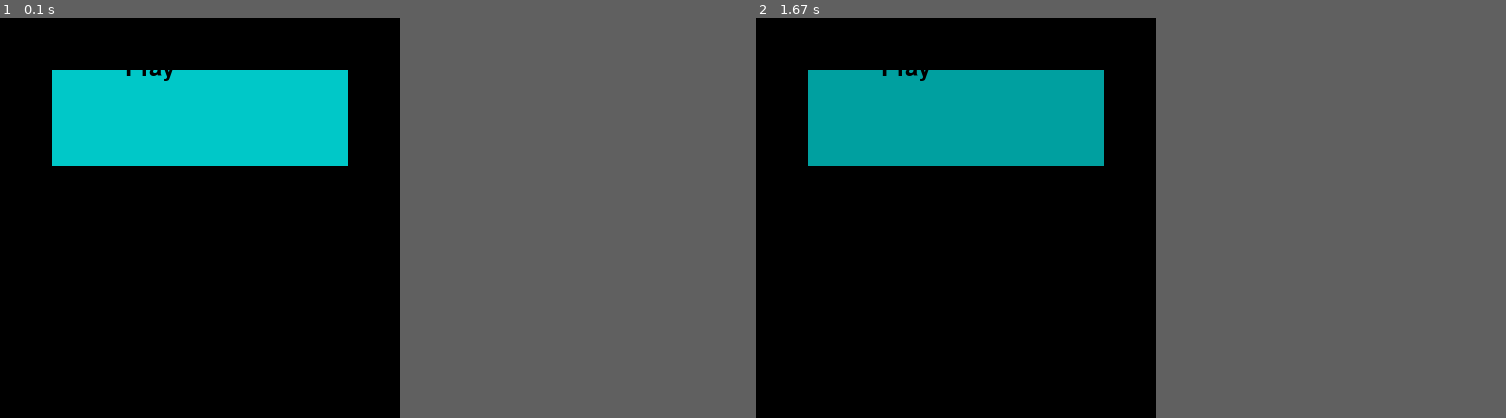
Above: before the commit, frames 1-2 (left to right).
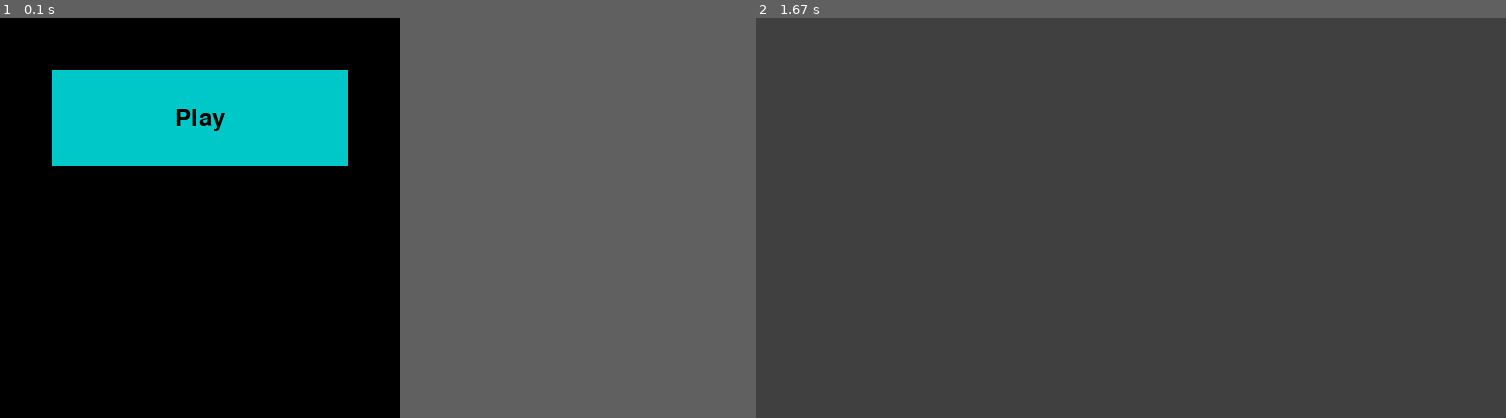
Above: after the commit, the same moments.

Repository: logan-a-richey/tetravex_pygame
Game: pygame game, started from src/main.py
The game is run twice, just before and just after one commit, with the same random seed, the same clock (stepped at 60 frames per second) and the same inputs.
Inputs (mouse positions are in pixels of both pictures, inside the frame that each line leads up to):
- Up to frame 1 (0.1 s): no input
- Up to frame 2 (1.67 s): press the mouse at (958, 118) at 0.37 s; move the mouse to (891, 138) at 0.47 s; release the mouse at (831, 158) at 0.6 s
In frame 2 the window is 400x400 before the commit and 750x400 after it. Grey fills any space a smaller window leaves; there, only what the larger window draws over its background counts as a difference.

The runs differ from the first frame. In frame 1, 0.2% of the frame differs, in the area x 16-30%, y 13-29%; in frame 2, 53%, in the area x 0-54%, y 0-100%.

Commit message:
refactoring and decoupling logic. to-gameplay scene now working

Diff:
--- a/src/core/button.py
+++ b/src/core/button.py
@@ -10,26 +10,27 @@
     def __init__(self, manager,
         func=nop,
         text="Default",
-        text_color=(0,0,0),
-        pos=(0,0),
-        dim=(200,100),
-        color=(200,200,200)
+        text_color=(0, 0, 0),
+        pos=(0, 0),
+        dim=(200, 100),
+        color=(200, 200, 200)
     ):
         self.manager = manager
-
+        self.func = func
         self.text = text
         self.text_color = text_color
 
-        # TODO render once method:
-        # self.text = self.manager.font.render(text, True, text_color)
+        self.rect = pygame.Rect(*pos, *dim)
 
+        # Color states
         self.color_idle = color
-        self.color_hover = tuple([x * 0.8 for x in color])
-        self.color_click = tuple([x * 0.6 for x in color])
+        self.color_hover = tuple([int(x * 0.8) for x in color])
+        self.color_click = tuple([int(x * 0.6) for x in color])
         self.color = self.color_idle
 
-        self.rect = pygame.Rect(*pos, *dim)
-        self.func = func
+        # Pre-render text surface and rect
+        self.text_surface = self.manager.font.render(self.text, True, self.text_color)
+        self.text_rect = self.text_surface.get_rect(center=self.rect.center)
 
     def update(self):
         mouse_over = self.rect.collidepoint(self.manager.mouse_pos)
@@ -40,22 +41,15 @@
             if self.manager.is_mouse_down:
                 self.color = self.color_click
 
-    def draw_text_center(self,
-        text: str,
-        pos: Tuple[int, int],
-        color: Tuple[int, int]
-    ):
-        text = self.manager.font.render(text, True, color)
-        text_rect = text.get_rect(center=pos)
-        self.manager.screen.blit(text, text_rect)
+    def draw(self):
+        # Draw button
+        pygame.draw.rect(self.manager.screen, self.color, self.rect)
+        pygame.draw.rect(self.manager.screen, (0, 0, 0), self.rect, width=2)
 
-    def draw(self):
-        pygame.draw.rect(self.manager.screen, self.color, self.rect)
-        pygame.draw.rect(self.manager.screen, (0,0,0), self.rect, width=2)
-        button_center = (self.rect.w // 2, self.rect.h // 2)
-        self.draw_text_center(self.text, button_center, self.text_color)
+        # Update text position in case the button moves
+        self.text_rect.center = self.rect.center
+        self.manager.screen.blit(self.text_surface, self.text_rect)
 
     def on_mouse_up(self):
-        mouse_over = self.rect.collidepoint(self.manager.mouse_pos)
-        if mouse_over:
+        if self.rect.collidepoint(self.manager.mouse_pos):
             self.func()
--- /dev/null
+++ b/src/core/puzzle_generator.py
@@ -0,0 +1,49 @@
+# puzzle_generator.py
+
+import random
+
+from typing import List
+from core.tile import Tile
+
+class PuzzleGenerator:
+    ''' creates a Tetravex Puzzle using my <class Tile> asset '''
+
+    @staticmethod
+    def generate_puzzle(self, board_size=3) -> List[List[Tile]]:
+        '''
+        @param  board_size: int
+        @return 2-dim array of <class Tile>
+        '''
+
+        matrix = [[None for _ in range(board_size)] for _ in range(board_size)]
+        tiles = []
+        for i in range(board_size ** 2):
+            for j in range(board_size):
+                nesw = tuple(random.randint(0, 9) for _ in range(4))
+                label = (i * board_size) + (j % board_size)
+                tile: Tile = Tile(nesw, label)
+                matrix[i][j] = tile
+
+                # check up
+                if i > 0:
+                    adj: Tile = matrix[i-1][j]
+                    tile.n = adj.s
+
+                # check left
+                if j > 0:
+                    adj: Tile = matrix[i][j-1]
+                    tile.w = adj.e
+
+                tile.rerender()
+                tiles.append(tile)
+
+        # shuffle the tiles (using shared_ptr - like property)
+        random.shuffle(tiles)
+
+        # rearrange the matrix
+        for iter, tile in enumerate(tiles):
+            i = iter // board_size
+            j = iter % board_size
+            matrix[i][j] = tile
+
+        return matrix
--- /dev/null
+++ b/src/core/tile.py
@@ -0,0 +1,31 @@
+# new tile.py
+
+import pygame
+from typing import Tuple
+
+class Tile:
+    def __init__(self,
+        manager,
+        values: Tuple[int, int, int, int],
+        label: int
+    ):
+        self.manager = manager
+        self.n, self.e, self.s, self.w = values
+        self.label = label
+
+    def get_string(self) -> str:
+        return "{}{}{}{}".format(
+            self.n,
+            self.e,
+            self.s,
+            self.w
+        )
+
+    def rerender(self):
+        pass
+
+    def update(self):
+        pass
+
+    def draw(self):
+        pass
--- a/src/main.py
+++ b/src/main.py
@@ -1,5 +1,9 @@
 #!/usr/bin/env python3
 # main.py
+
+import sys
+# stop __pycache__
+sys.dont_write_bytecode = True
 
 from scenes.game_manager import GameManager
 
--- a/src/old_version/game.py
+++ b/src/old_version/game.py
@@ -1,5 +1,6 @@
 # game.py
 
+'''
 import os
 os.environ['PYGAME_HIDE_SUPPORT_PROMPT'] = "hide"
 
@@ -19,6 +20,7 @@
 from src.pygame_version.tile import Tile
 from src.pygame_version.colors import COLOR_BACKGROUND, COLOR_RED, COLOR_WHITE
 from src.pygame_version.bad_rect import BadRect
+'''
 
 class Game:
     def __init__(self, board_size=3):
--- a/src/scenes/game_manager.py
+++ b/src/scenes/game_manager.py
@@ -21,6 +21,7 @@
 from scenes.gameplay_scene import GameplayScene
 #from scenes.option_scene import OptionScene
 #from scenes.highscore_scene import HighscoreScene
+from user_interface.colors import GameColors
 
 class GameManager:
     def __init__(self):
@@ -44,6 +45,24 @@
         # game specific
         self.running: bool = False
         self.current_scene: BaseScene = TitleScene(self)
+
+        # set color theme
+        self.color_picker = GameColors()
+        self.color_scheme = self.color_picker.colors
+
+    def change_scene(self, scene_string: str):
+        valid_scenes = ["title", "gameplay"]
+        if scene_string not in valid_scenes:
+            self.logger.error("\'{}\' not in valid_scenes = [{}]".format(
+                scene_string,
+                ", ".format(valid_scenes)
+            ))
+            exit(1)
+
+        if scene_string == "title":
+            self.current_scene = TitleScene(self)
+        elif scene_string == "gameplay":
+            self.current_scene = GameplayScene(self)
 
     def on_mouse_down(self):
         self.is_mouse_down = True
--- a/src/scenes/gameplay_scene.py
+++ b/src/scenes/gameplay_scene.py
@@ -1,16 +1,37 @@
 # gameplay_scene.py
 
+import pygame
 from scenes.base_scene import BaseScene
+# from assets.board import Board
+# from assets.tile import Tile
+# from assets.bad_rect import BadRect
 
 class GameplayScene(BaseScene):
-    def __init__(self, manager):
+    ''' contains logic for GamePlay scene logic, updating, and rendering '''
+
+    def __init__(self, manager, board_size=3):
         self.manager = manager
 
+
         # objects in scene
+        self.BOARD_SIZE: int = board_size
+        self.TILE_SIZE: int = 100
+        self.SPACING: int = 50 # margin spacing between elements
+
+        screen_dim = (
+            self.BOARD_SIZE * 2 * self.TILE_SIZE + self.SPACING * 3,
+            self.BOARD_SIZE * self.TILE_SIZE + self.SPACING * 2
+        )
+
+        # TODO dynamically allow the user to shrink and expand the window
+        # resize window for this puzzle
+        self.manager.screen = pygame.display.set_mode(screen_dim)
+        pygame.display.set_caption("Tetravex {}x{}".format(self.BOARD_SIZE, self.BOARD_SIZE))
+
         pass
 
     def update(self):
         pass
 
     def draw(self):
-        pass
+        self.manager.screen.fill("#404040")
--- a/src/scenes/title_scene.py
+++ b/src/scenes/title_scene.py
@@ -32,6 +32,7 @@
 
     def handle_play(self):
         print("Go to Gameplay scene")
+        self.manager.change_scene("gameplay")
 
     def update(self):
         for b in self.buttons:
--- /dev/null
+++ b/src/user_interface/colors.py
@@ -0,0 +1,124 @@
+# colors.py
+
+from core.logger import get_logger
+
+COLOR_BLACK = '#000000'
+COLOR_GRAY = '#808080'
+COLOR_RED = '#ff0000'
+
+solarized =  {
+    'base03':   '#002b36', # bg (darkest)
+    'base02':   '#073642', # bg (lightest)
+    'base01':   '#586e75', # gray (darkest)
+    'base00':   '#657b83', # gray
+    'base0':    '#839496', # gray
+    'base1':    '#93a1a1', # gray (lightest)
+    'base2':    '#eee8d5', # white (darkest)
+    'base3':    '#fdf6e3', # white (lightest)
+    'yellow':   '#b58900',
+    'orange':   '#cb4b16',
+    'red':      '#dc322f',
+    'magenta':  '#d33682',
+    'violet':   '#6c71c4',
+    'blue':     '#268bd2', # darker blue
+    'cyan':     '#2aa198',
+    'green':    '#859900',
+    'gray':     '#808080',
+}
+
+class GameColors:
+    def __init__(self):
+        self.logger = get_logger(__name__)
+
+        # colors
+        self.background = "#000000"
+        self.button_idle = "#000000"
+        self.button_hover = "#000000"
+        self.button_click = "#000000"
+        self.button_border = "#000000"
+        self.text_dark = "#000000"
+        self.text_light = "#000000"
+        self.tile0 = "#000000"
+        self.tile1 = "#000000"
+        self.tile2 = "#000000"
+        self.tile3 = "#000000"
+        self.tile4 = "#000000"
+        self.tile5 = "#000000"
+        self.tile6 = "#000000"
+        self.tile7 = "#000000"
+        self.tile8 = "#000000"
+        self.tile9 = "#000000"
+        self.tile_wrong = "#000000"
+
+        self.solarized_mapping = {
+            "background"    : solarized["base02"],
+            "button_idle"   : solarized["base01"],
+            "button_hover"  : solarized["base00"],
+            "button_click"  : solarized["base0"],
+            "button_border" : COLOR_BLACK,
+
+            "text_dark": COLOR_BLACK,
+            "text_light": solarized["base2"],
+
+            "tile0": COLOR_BLACK,
+            "tile1": solarized["red"],
+            "tile2": solarized["yellow"],
+            "tile3": solarized["green"],
+            "tile4": solarized["orange"],
+            "tile5": solarized["cyan"],
+            "tile6": solarized["blue"],
+            "tile7": solarized["magenta"],
+            "tile8": solarized["violet"],
+            "tile9": solarized["gray"],
+            "tile_wrong": COLOR_RED
+        }
+
+        self.grayscale_light_mapping = {
+            "background"    : "#e0e0e0",
+            "button_idle"   : "#a0a0a0",
+            "button_hover"  : "#808080",
+            "button_click"  : "#606060",
+            "button_border" : "#000000",
+
+            "text_dark": "#000000",
+            "text_light": "#e0e0e0",
+
+            "tile0": "#000000",
+            "tile1": "#111111",
+            "tile2": "#222222",
+            "tile3": "#333333",
+            "tile4": "#444444",
+            "tile5": "#555555",
+            "tile6": "#666666",
+            "tile7": "#777777",
+            "tile8": "#888888",
+            "tile9": "#999999",
+            "tile_wrong": "#ff0000"
+        }
+
+        #self.pastel_mapping = {
+        #
+        #}
+
+        self.colors = self.solarized_mapping
+
+    def set_color_scheme(self, scheme: str):
+        valid_schemes = ["solarized", "grayscale_light"]
+
+        set_mapping = {
+            "solarized": self.solarized_mapping,
+            "grayscale_light": self.grayscale_light_mapping,
+        }
+
+        if scheme not in valid_schemes:
+            raise ValueError("{} not in valid_schemes: [{}]".format(
+                scheme, ", ".join(valid_schemes)
+            ))
+            exit(1)
+
+        color_mapping = set_mapping.get(scheme, "solarized")
+        for color_name, color_string in color_mapping.items():
+            if hasattr(self, color_name):
+                setattr(self, "color_name", "color_string")
+            else:
+                self.logger.warning("Unknown color attribute {}".format(color_name))
